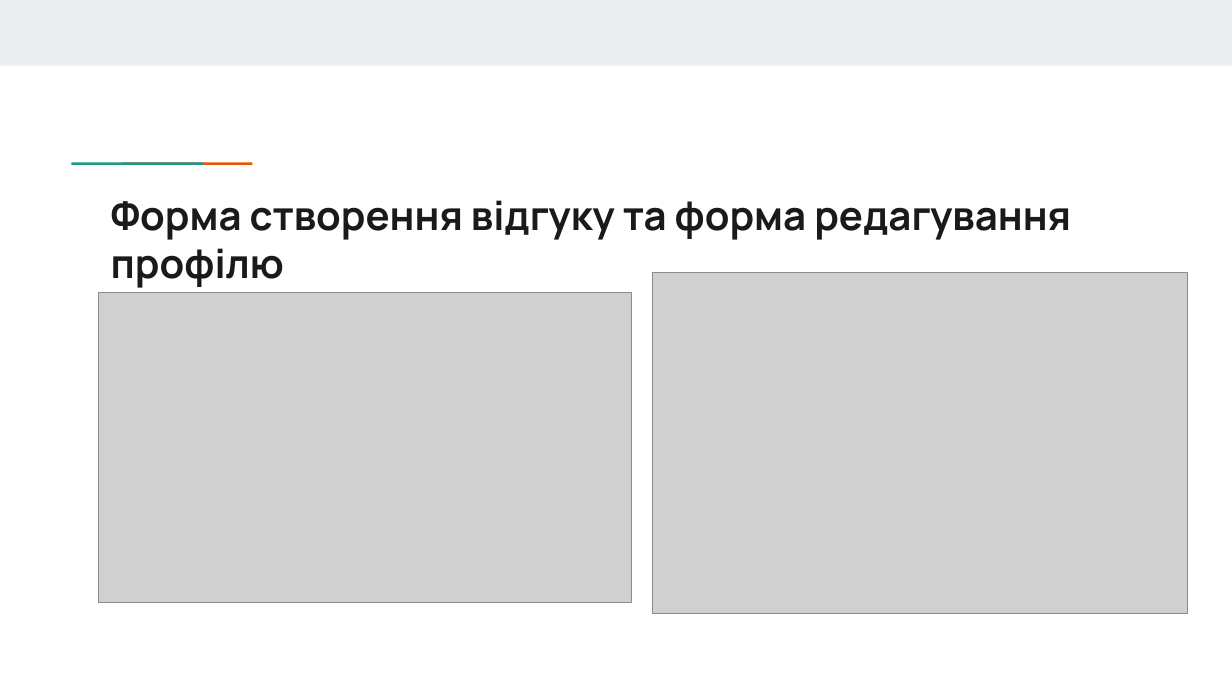
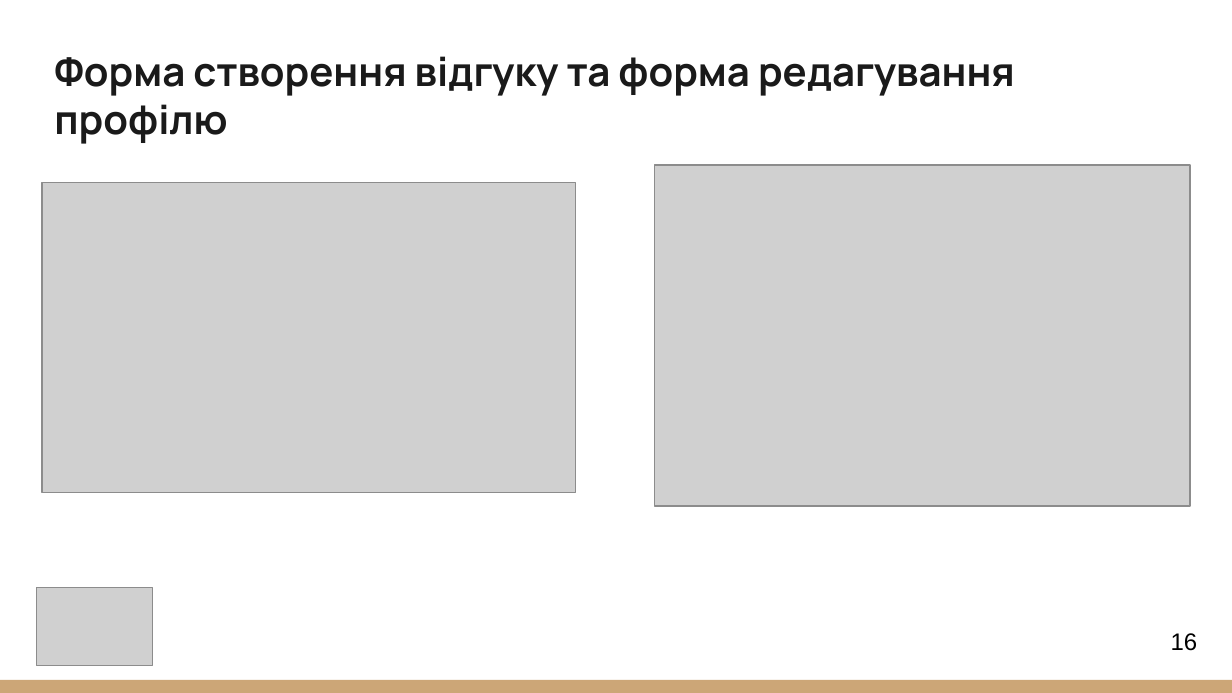
Before and after one commit to NureBalytskyiIhor/CPP, a slide deck: slide 16 of 2025_Б_ККП_ПЗПІ-22-4_Балицький_І_О/2025_Б_ККП_ПЗПІ-22-4_Балицький_І_О.pptx. Drawn at 1232x693 pixels with LibreOffice and Linux fonts; fonts in the diff are those of the drawing; grey boxes stand for pictures. Boxes give left, top, right and bottom in pixels: in the first picture for what was removed or moved away, otherwise in the second. Text is boxed around its words. In the diff, an @@ line names an element or a change of style, - is before the commit and + after.

```diff
--- a/2025_Б_ККП_ПЗПІ-22-4_Балицький_І_О/2025_Б_ККП_ПЗПІ-22-4_Балицький_І_О.pptx
+++ b/2025_Б_ККП_ПЗПІ-22-4_Балицький_І_О/2025_Б_ККП_ПЗПІ-22-4_Балицький_І_О.pptx
@@ rectangle removed at <box>0,0,1232,65</box> @@
@@ title "Форма створення відгуку та форма ...": place and size @@
-title "Форма створення відгуку та форма ..." at <box>111,200,1071,288</box>
+title "Форма створення відгуку та форма ..." at <box>54,56,1015,144</box>
@@ title "Форма створення відгуку та форма ..." at <box>54,56,1015,144</box>: vertical alignment top to bottom @@
@@ rectangle removed at <box>112,160,163,166</box> @@
@@ rectangle removed at <box>161,160,212,166</box> @@
@@ picture: place and size @@
-picture at <box>652,272,1186,614</box>
+picture at <box>654,165,1189,506</box>
@@ picture: place and size @@
-picture at <box>99,292,632,602</box>
+picture at <box>42,182,575,493</box>
@@ picture added at <box>36,588,152,667</box> @@
@@ page number added at <box>1171,633,1198,651</box>, 14 pt, text #000000 @@
+16
@@ rectangle added at <box>0,680,1232,693</box>, fill #CCA677 @@
```
Also in this commit, not shown: 21 other slides changed, 2 other files.
